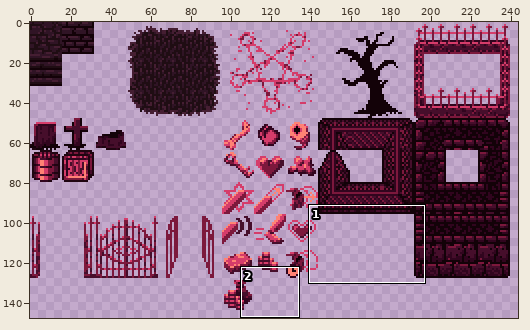
Pixel-art file: ZarguufsGraveyardAdventure/Assets/Images/tilesheet1.aseprite. Above, an overview of the earlier version with the close-up marked.
Close-up. First the earlier version:
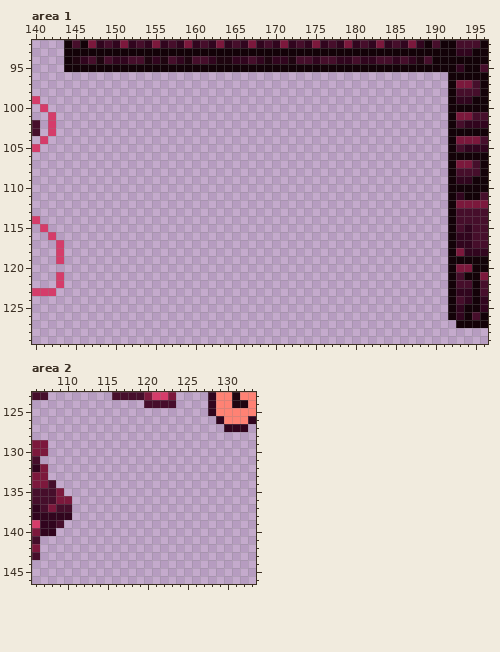
256x256 pixels, 1 frame. Shown: area 1: x 140..196, y 92..129; area 2: x 106..133, y 123..146. The wide view leaves out empty margins.
New version:
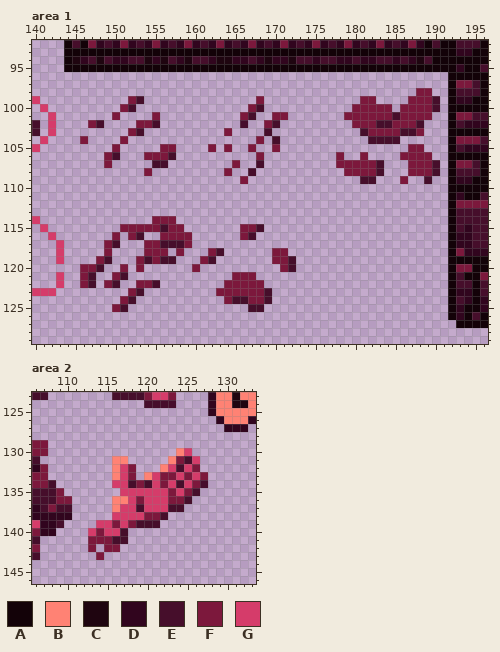
Palette (. is transparent): A #130208  B #ff8274  C #1f0510  D #31051e  E #460e2b  F #7c183c  G #d53c6a
The exact change:
--- area 1, layer "Layer 2"
@@ x 140..196 @@
  97 ....................................................AFFEA
- 98 ....................................................AEEEA
- 99 G...................................................ADDAA
-100 .G..................................................AAAAA
-101 ..G.................................................AFFEE
-102 E.G.................................................AEDDD
-103 E.G.................................................AAAAA
-104 .G..................................................AFFFE
-105 G...................................................AEDDD
-106 ....................................................AAAAA
-107 ....................................................AFFEA
-108 ....................................................AEEEA
-109 ....................................................ADDAA
+ 98 ................................................FF..AEEEA
+ 99 G...........FE..............F............FF....FFFE.ADDAA
+100 .G.........FE..............FE...........FFFFF.FFFFE.AAAAA
+101 ..G.......F....F..........FE..FF.......FFFFFFEFFFF..AFFEE
+102 E.G....FE....FFE..........E..FE.........FFFEEFFFE...AEDDD
+103 E.G.........FE..........F....E...........EFFFFEEF...AAAAA
+104 .G....F....F................F.E...........EEEE......AFFFE
+105 G.........F.....FF....F.F..F..F................FF...AEDDD
+106 .........FE...FFFE..........F.........F..F....FFFF..AAAAA
+107 .........F.....EE........F..E.........FFFFFE...FFFE.AFFEA
+108 ..............F.........F..E...........FFFFE...FFFE.AEEEA
+109 ..........................F..............EE...F..E..ADDAA
 110 ....................................................AAAAA
@@ x 144..174 @@
 113 ...............................
-114 ...............................
-115 ...............................
-116 ...............................
-117 ...............................
-118 ...............................
-119 ...............................
-120 ...............................
-121 ...............................
-122 ...............................
-123 ...............................
-124 ...............................
-125 ...............................
+114 ...........FFF.................
+115 .......FFFFFEFF.......FFE......
+116 ......F.FE..FFFF......FE.......
+117 .....FE...FFEEEF...............
+118 .....F....FFF.F...FE......FF...
+119 ....FE...FEFEE...FE.......FFE..
+120 ..FFE..F.F......F..........FE..
+121 ..FE..FE.............FFF.......
+122 ..FE.FE..FFE........FFFFF......
+123 ........FE.........FFFFFFE.....
+124 .......FE...........FEEFFE.....
+125 ......FE...............EE......
 126 ...............................
--- area 2, layer "Layer 2"
@@ x 111..129 @@
 129 ...................
-130 ...................
-131 ...................
-132 ...................
-133 ...................
-134 ...................
-135 ...................
-136 ...................
-137 ...................
-138 ...................
-139 ...................
-140 ...................
-141 ...................
-142 ...................
-143 ...................
+130 .............BG....
+131 .....BB.....BFEG...
+132 .....BGF...BGEGF...
+133 .....BGF.BGFFGFGF..
+134 .....GGEFEGFGEGFE..
+135 ......GGGGGGFGFE...
+136 .....BBGFGGGFFE....
+137 .....BGGEGGGEE.....
+138 .....GGGGFFE.......
+139 ...GGFGFEEE........
+140 ..GFGGE............
+141 ..FFFEE............
+142 ..F.FF.............
+143 ...F...............
 144 ...................
Boxes around the changes in both close-ups, in picture pixels (x1, y1, x2, y2):
added: (336, 88, 440, 184)
added: (80, 96, 176, 176)
added: (208, 96, 288, 184)
added: (80, 216, 296, 312)
added: (88, 448, 208, 560)
